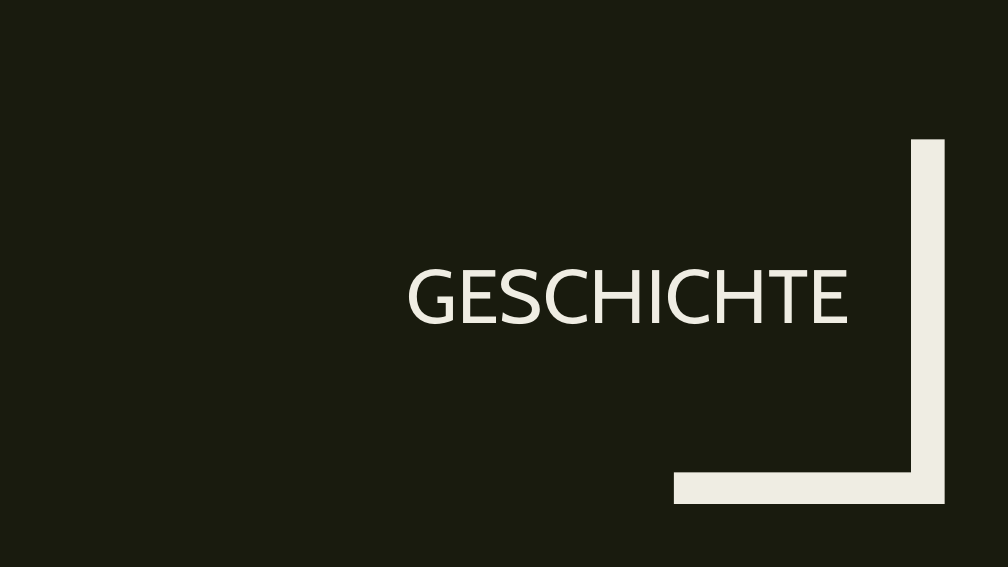
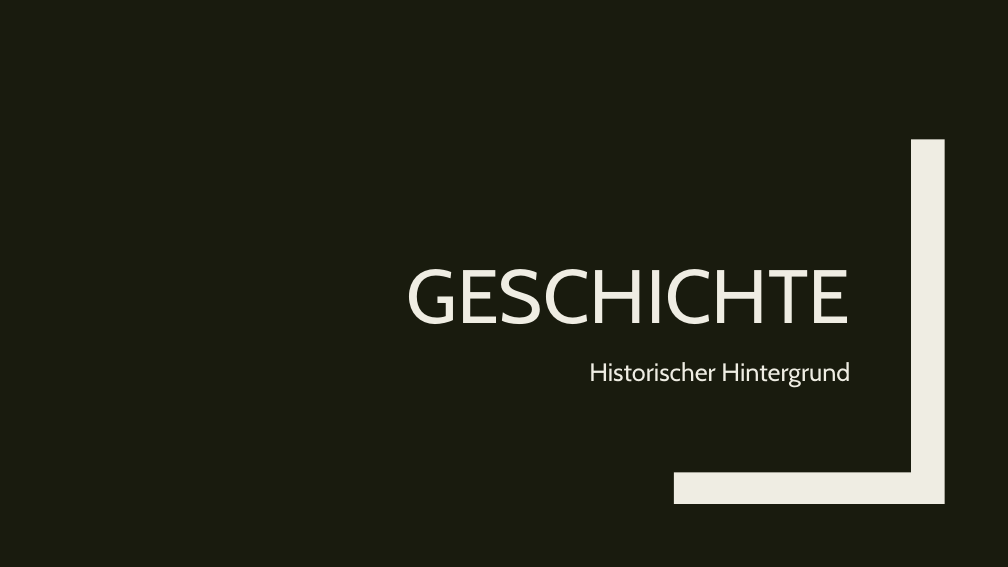
Before and after one commit to WahresDoUFi/Barcamp, a slide deck: slide 2 of composition_over_inheritance.pptx. Drawn at 1008x567 pixels with LibreOffice and Linux fonts; fonts in the diff are those of the drawing. Boxes give left, top, right and bottom in pixels: in the first picture for what was removed or moved away, otherwise in the second. Text is boxed around its words. In the diff, an @@ line names an element or a change of style, - is before the commit and + after.

```diff
--- a/composition_over_inheritance.pptx
+++ b/composition_over_inheritance.pptx
@@ text added at (x1=589, y1=362, x2=850, y2=387), 24 pt, text #EFEDE3 @@
+Historischer Hintergrund
```
Also in this commit, not shown: 1 other slide changed, 7 slides added, 1 slide removed.
